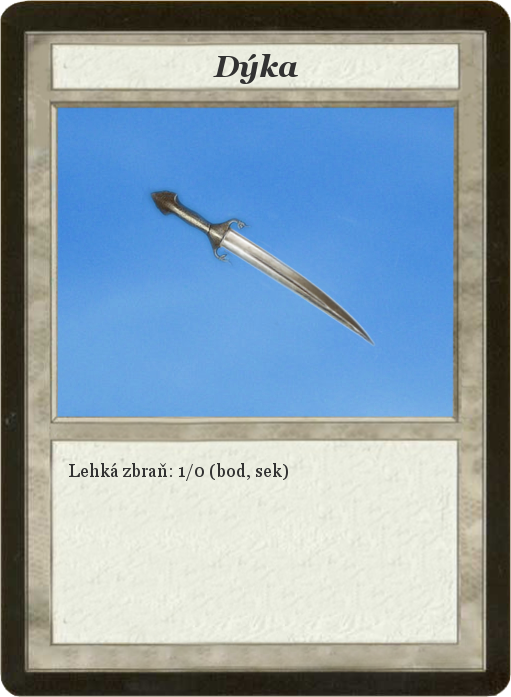
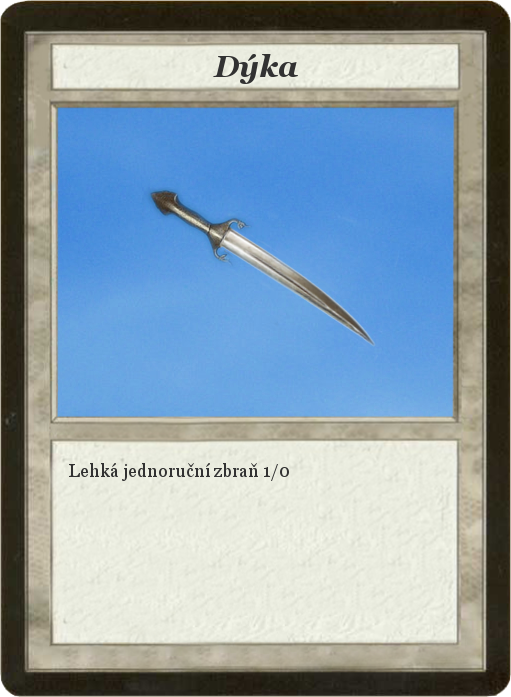
Revision of a layered w=511, h=697 image; what changed, layer by layer:
renamed "Lehká zbraň: 1/0 (bod, sek)" to "Lehká jednoruční zbraň 1/0", painted on it over box(122, 463, 289, 481)
